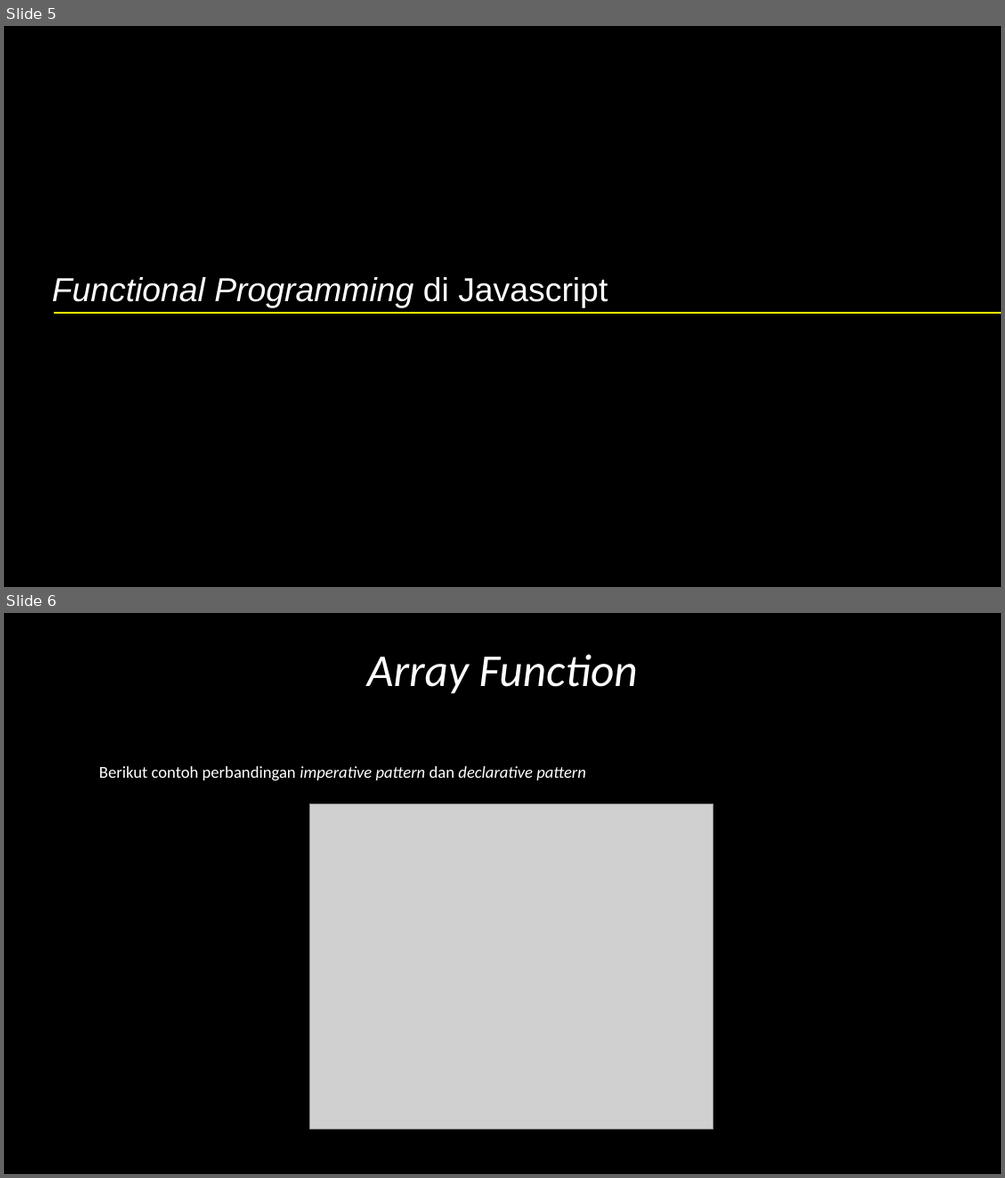
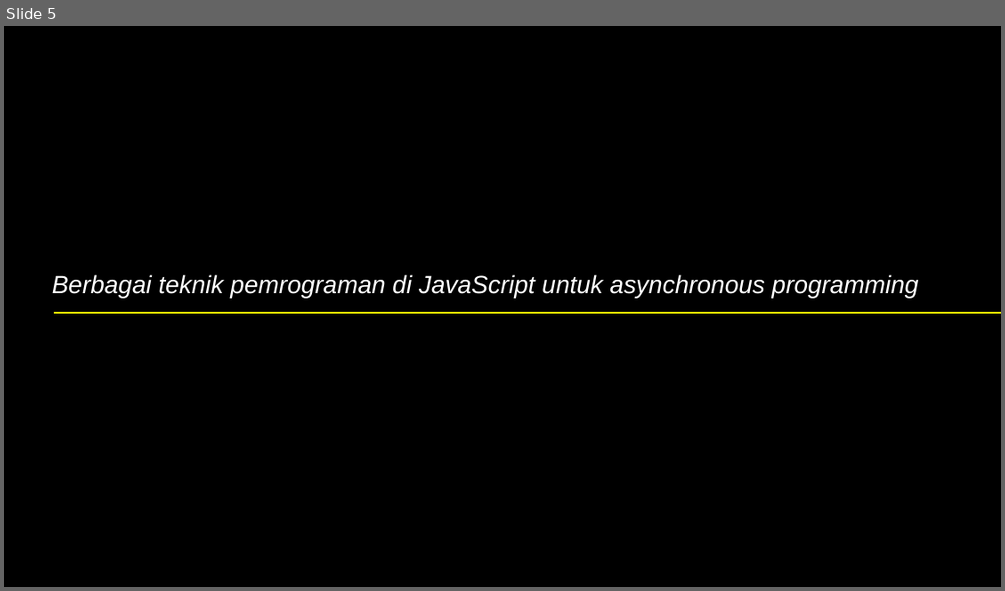
Before and after one commit to mahendrafajar17/axarschool, a slide deck: Backend/Modul 5.pptx. Shown one above the other, each under a label of ours: slides 5 and 6 before the commit, slide 5 after it. The pictures are 1005x1178 and 1005x591 pixels, drawn with LibreOffice and Linux fonts; fonts in the diff are those of the drawing; grey boxes stand for pictures. Boxes give left, top, right and bottom in pixels: in the first picture for what was removed or moved away, otherwise in the second. Text is boxed around its words. In the diff, an @@ line names an element or a change of style, - is before the commit and + after.

```diff
--- a/Backend/Modul 5.pptx
+++ b/Backend/Modul 5.pptx
@@ slide 6 removed at [4,613,1001,1174], background #000000 @@
@@ title removed at [367,654,638,694] @@
-Array Function
@@ text removed at [99,766,586,781] @@
-Berikut contoh perbandingan imperative pattern dan declarative pattern
@@ picture removed at [310,803,712,1128] @@
@@ slide 5 changed as well @@
@@ text at [52,274,919,297]: text changed; size 24 to 18 pt @@
-Functional Programming di Javascript
+Berbagai teknik pemrograman di JavaScript untuk asynchronous programming
```
Also in this commit, not shown: 3 other slides changed, 6 slides added, 3 other slides removed, 3 other files.
